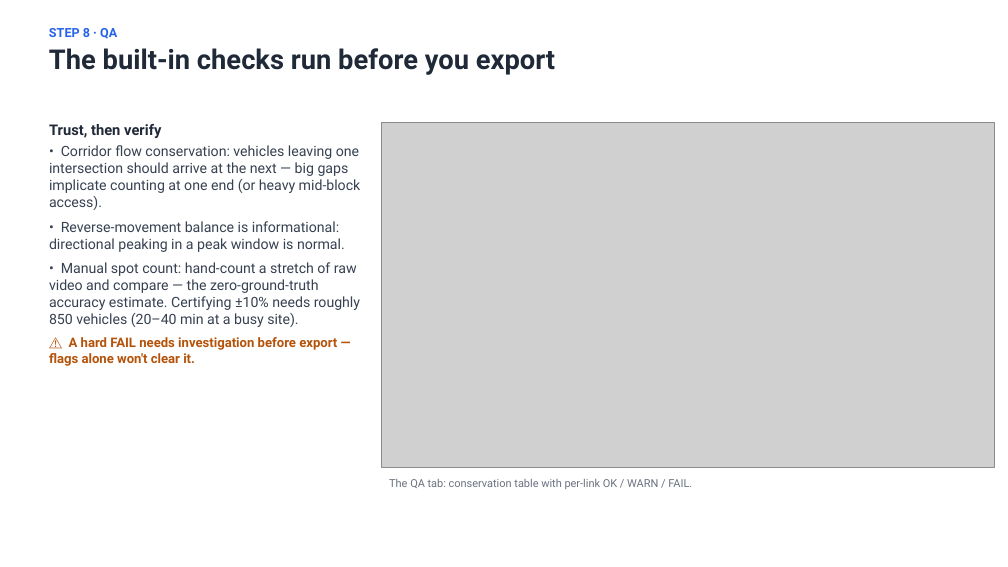
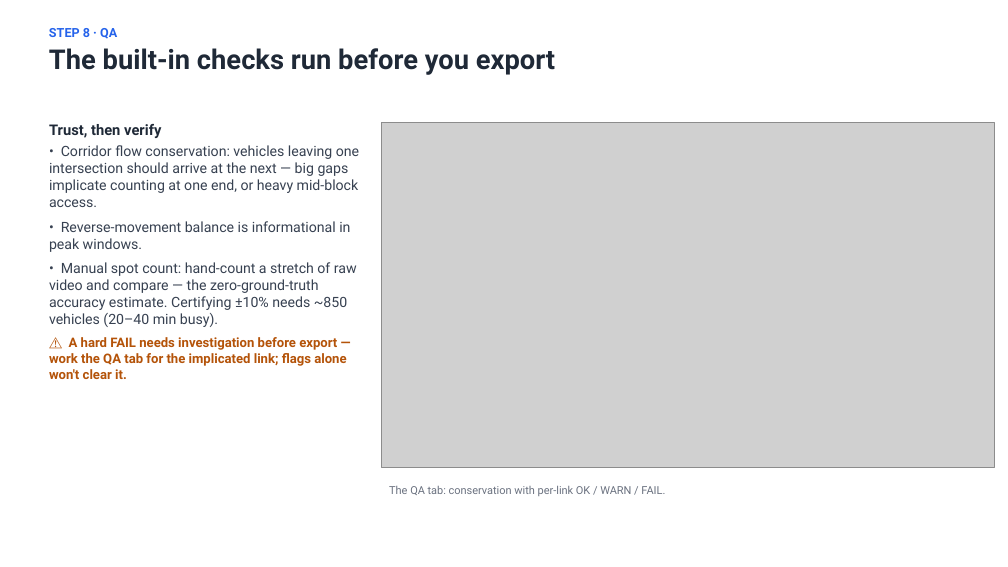
Before and after one commit to marshm100/intersection-counter, a slide deck: slide 17 of docs/Operator_Guide_2026-08-18.pptx (slide 13 before the commit). Drawn at 1008x567 pixels with LibreOffice and Linux fonts; fonts in the diff are those of the drawing; grey boxes stand for pictures. Boxes give left, top, right and bottom in pixels: in the first picture for what was removed or moved away, otherwise in the second. Text is boxed around its words. In the diff, an @@ line names an element or a change of style, - is before the commit and + after.

```diff
--- a/docs/Operator_Guide_2026-08-18.pptx
+++ b/docs/Operator_Guide_2026-08-18.pptx
@@ text at <box>49,145,359,379</box>: text changed @@
-• Corridor flow conservation: vehicles leaving one intersection should arrive at the next — big gaps implicate counting at one end (or heavy mid-block access).
-• Reverse-movement balance is informational: directional peaking in a peak window is normal.
-• Manual spot count: hand-count a stretch of raw video and compare — the zero-ground-truth accuracy estimate. Certifying ±10% needs roughly 850 vehicles (20–40 min at a busy site).
-⚠ A hard FAIL needs investigation before export — flags alone won't clear it.
+• Corridor flow conservation: vehicles leaving one intersection should arrive at the next — big gaps implicate counting at one end, or heavy mid-block access.
+• Reverse-movement balance is informational in peak windows.
+• Manual spot count: hand-count a stretch of raw video and compare — the zero-ground-truth accuracy estimate. Certifying ±10% needs ~850 vehicles (20–40 min busy).
+⚠ A hard FAIL needs investigation before export — work the QA tab for the implicated link; flags alone won't clear it.
@@ text at <box>389,486,665,496</box>: text changed @@
-The QA tab: conservation table with per-link OK / WARN / FAIL.
+The QA tab: conservation with per-link OK / WARN / FAIL.
```
Also in this commit, not shown: 15 other slides changed, 8 slides added.
